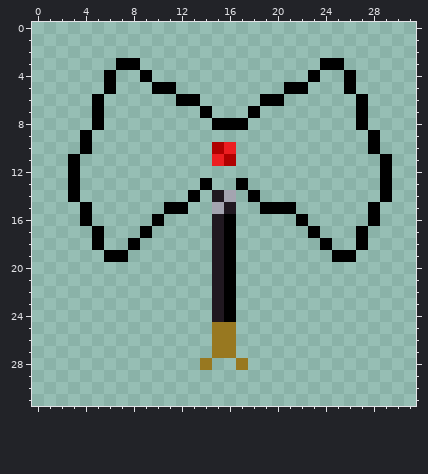
Pixel-art file -- Armas/Machado/Criando_Machado.ase. Above, as it was before the edit.
32x32 pixels, 1 frame.
New version:
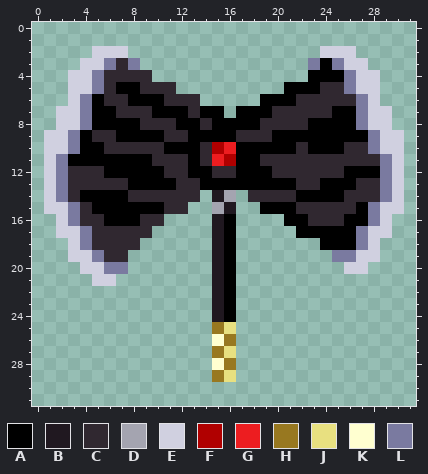
Palette (. is transparent): A #000000  B #201820  C #302830  D #a4a4b0  E #d0d0e0  F #b00000  G #ed1d20  H #987820  J #e8e080  K #ffffd0  L #7a7aa0
Changes in this commit:
y 2: x 5..7 ... -> EEE; x 24..26 ... -> EEE
y 3: x 4..8 ...AA -> EELCL; x 23 . -> L; x 25..27 A.. -> LEE
y 4: x 3..9 ...A..A -> EELCCCC; x 24..28 ..A.. -> AALEE
y 5: x 3..11 ...A...AA -> EELCAACCC; x 23..28 ...A.. -> ACCLEE
y 6: x 3..4 .. -> EL; x 6..13 ......AA -> CCAAACCC; x 21..28 ......A. -> ACCCCCLE
y 7: x 2..4 ... -> EEL; x 6..13 ........ -> ACCCAAAC; x 15 . -> A; x 17 . -> A; x 19..29 ........A.. -> ACCCCCAALEE
y 8: x 2..4 ... -> EEL; x 6..14 ......... -> AAACCCAAC; x 18..29 .........A.. -> ACCCCAAAALEE
y 9: x 1..3 ... -> EEL; x 5..30 .......................A.. -> CCAAAACCAAAACCCAAAAAAAALEE
y 10: x 1..3 ... -> EEL; x 5..14 .......... -> ACCCCCAAAC; x 17..30 ...........A.. -> AAAAACAAACCLEE
y 11: x 1..2 .. -> EL; x 4..14 ........... -> AAAAAACCCAC; x 17..30 ............A. -> AACCCCCCCCCCLE
y 12: x 1..30 ..A.........................A. -> ELCCCAAAAACCAACCAAACCCCCCAAALE
y 13: x 1..13 ..A.......... -> ELCCCCCAAAACC; x 15..16 .. -> AA; x 18..30 ...........A. -> AAAACCAAACCLE
y 14: x 1..13 ..A.........A -> ELCAAAACCCCCC; x 18..30 A..........A. -> CCCCAAAACCCLE
y 15: x 1..12 ...A......AA -> EELCAAAAAACC; x 22..30 ......A.. -> CCCCCALEE
y 16: x 2..10 ..A.....A -> ELCCAAACC; x 21 . -> A; x 23..29 .....A. -> CCCAALE
y 17: x 2..9 ...A...A -> EELCCCCC; x 22 . -> A; x 24..29 ...A.. -> AAALEE
y 18: x 3..8 ..A..A -> ELCCCC; x 25..28 ..A. -> AALE
y 19: x 3..7 ...AA -> EELCC; x 25..28 AA.. -> LLEE
y 20: x 4..7 .... -> EELL; x 26..27 .. -> EE
y 21: x 5..6 .. -> EE
y 25: x 16 H -> J
y 26: x 15 H -> K
y 27: x 16 H -> J
y 28: x 14..17 H..H -> .KH.
y 29: x 15..16 .. -> HJ
Changed places in both pictures, as pixel boxes (x1, y1, x2, y2):
changed: (44, 46, 404, 286)
changed: (200, 322, 248, 382)
